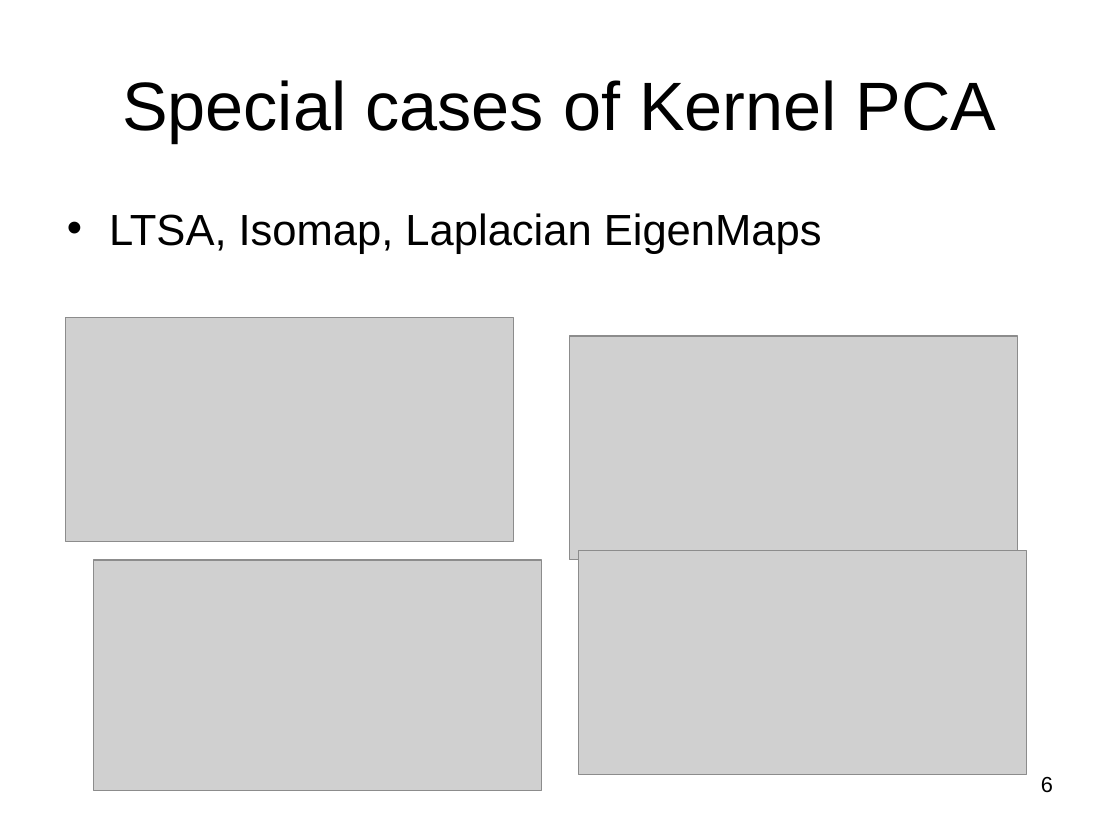
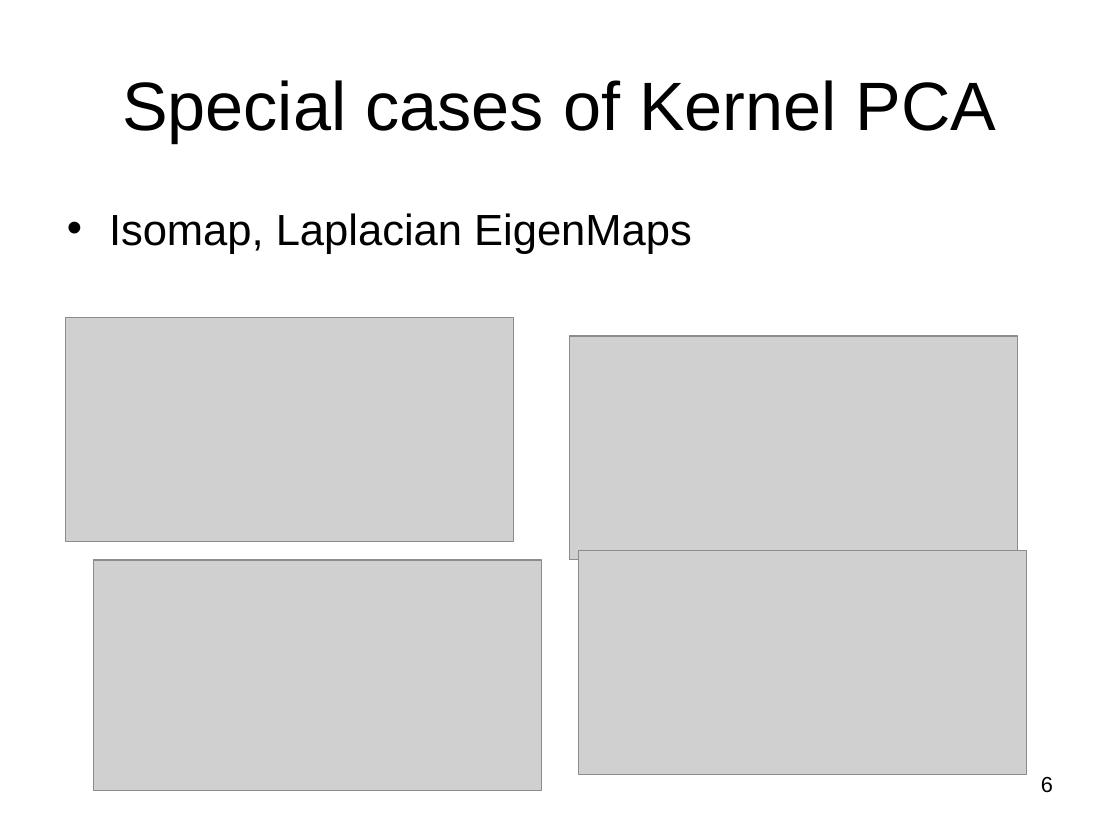
Before and after one commit to subailong/mlpack, a slide deck: slide 6 of fastlib/u/nvasil/docs/proposal/proposal.ppt. Drawn at 1120x840 pixels with LibreOffice and Linux fonts; fonts in the diff are those of the drawing; grey boxes stand for pictures. Boxes give left, top, right and bottom in pixels: in the first picture for what was removed or moved away, otherwise in the second. Text is boxed around its words. In the diff, an @@ line names an element or a change of style, - is before the commit and + after.

```diff
--- a/fastlib/u/nvasil/docs/proposal/proposal.ppt
+++ b/fastlib/u/nvasil/docs/proposal/proposal.ppt
@@ text at (109,213,692,254): text changed @@
-• LTSA, Isomap, Laplacian EigenMaps
+• Isomap, Laplacian EigenMaps
```
Also in this commit, not shown: 3 other slides changed, 1 slide added.
